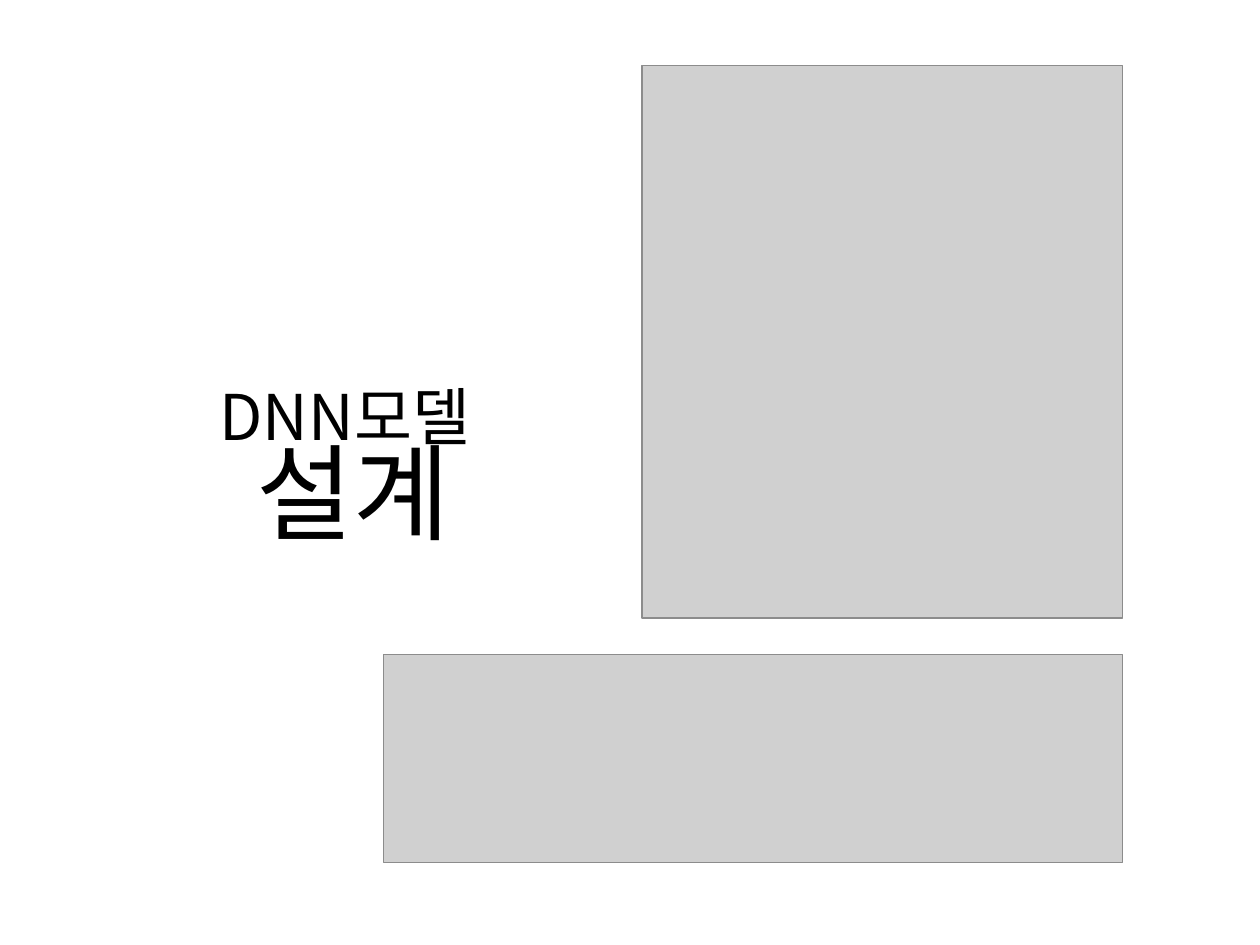
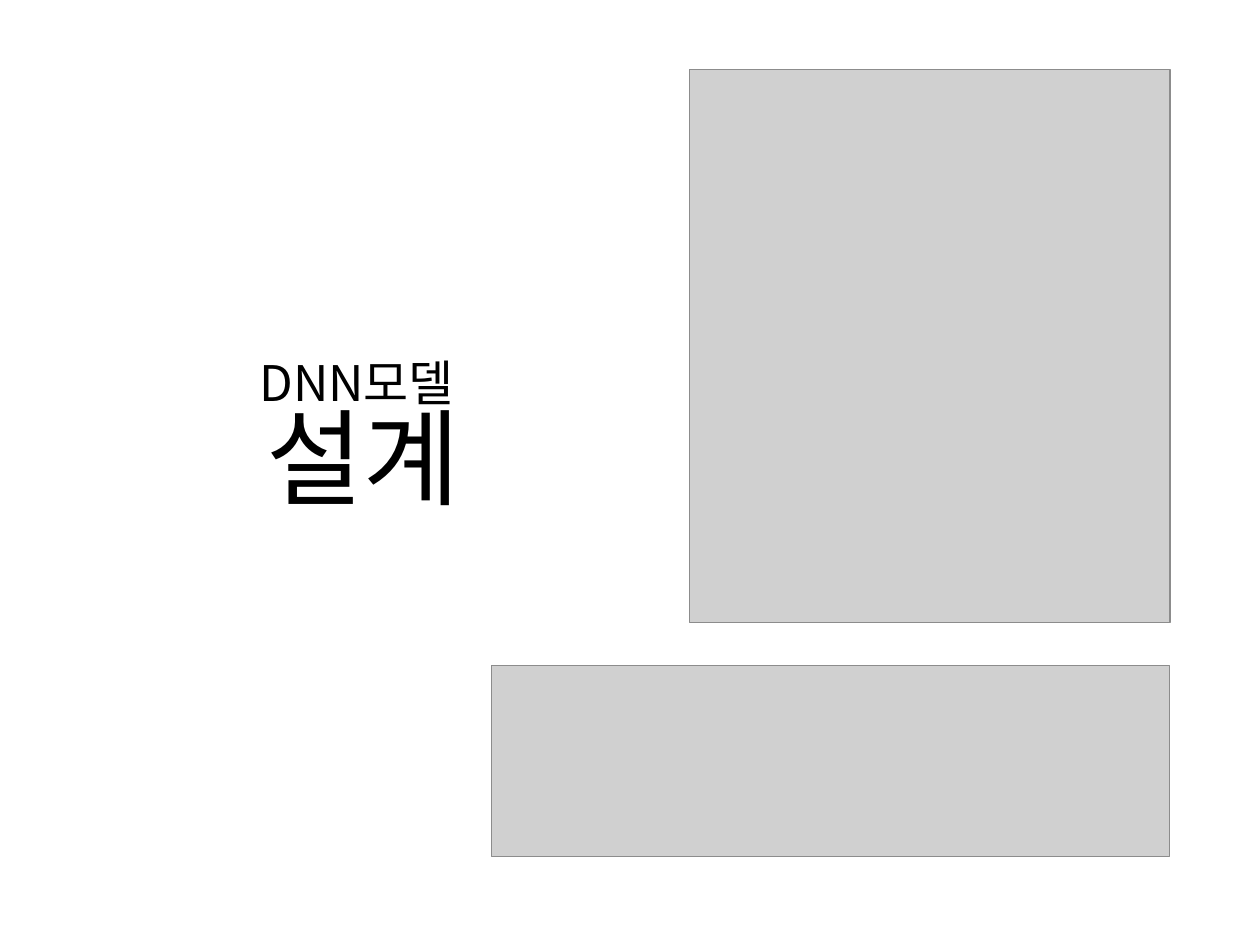
Before and after one commit to WasVelinn/1stPerSonalProjecT, a slide deck: slide 34 of 프레젠테이션1.pptx (slide 31 before the commit). Drawn at 1260x945 pixels with LibreOffice and Linux fonts; fonts in the diff are those of the drawing; grey boxes stand for pictures. Boxes give left, top, right and bottom in pixels: in the first picture for what was removed or moved away, otherwise in the second. Text is boxed around its words. In the diff, an @@ line names an element or a change of style, - is before the commit and + after.

```diff
--- a/프레젠테이션1.pptx
+++ b/프레젠테이션1.pptx
@@ picture: place and size @@
-picture at [641, 66, 1121, 619]
+picture at [689, 69, 1169, 622]
@@ title "DNN모델 설계": place and size @@
-title "DNN모델 설계" at [220, 388, 470, 541]
+title "DNN모델 설계" at [259, 360, 460, 506]
@@ title "DNN모델 설계" at [259, 360, 460, 506]: size 36 to 28 pt in "DNN모델"; line spacing 0.8 to 0.85 @@
@@ picture: place and size @@
-picture at [384, 654, 1123, 862]
+picture at [491, 665, 1169, 857]
```
Also in this commit, not shown: 17 other slides changed, 4 slides added, 1 slide removed, 18 other files.
